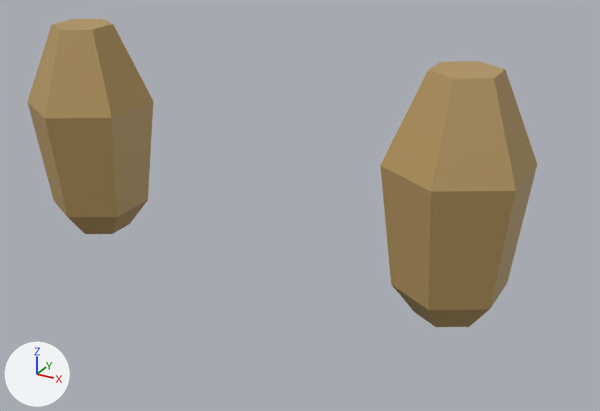
The Blender file Assets/Models/potatoProduct.blend: old version first, new version second.
The view is the same before and after, from a 50 mm camera at (0.171, -0.244, 0.12) aimed at (0.019, 0.032, -0.018). Arrows for +X, +Y and +Z are at lower left; the lights stay in place.

The scene before the commit, as lines of its bpy script (objects in view):
```python
me_plane_001 = bpy.data.meshes.new('Plane.001')
me_plane_001.from_pydata(...)  # 48 vertices, 40 faces; spans x -0.128..0.107, y 0.014..0.074, z -0.059..0.044
me_plane_001.materials.append(mat_potatoicon_png)  # picture img_potatoicon_png
ob_potatoplant_001 = bpy.data.objects.new('potatoPlant.001', me_plane_001)
ob_potatoplant_001.location = (0.0, 0.0, 0.0)
_m = ob_potatoplant_001.modifiers.new('Solidify', 'SOLIDIFY')
_m.nonmanifold_thickness_mode = 'FIXED'
_m.nonmanifold_merge_threshold = 0.0003
```
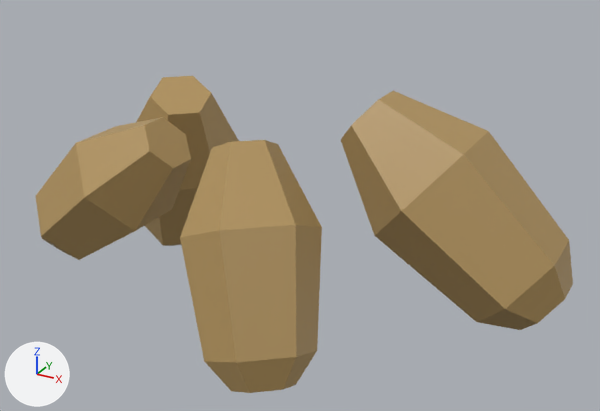
Pixel boxes (x1, y1, x2, y2) of what changed, in the pictures (600 x 411 px; the box of a moved part takes in the faces that stretch with it):
'potatoPlant.001', reshaped
    before: (28, 19, 537, 327)
    after: (36, 76, 573, 393)
part 1 of me_plane_001, moved or reshaped
    before: (380, 61, 537, 327)
    after: (341, 91, 573, 330)
part 2 of me_plane_001, moved or reshaped
    before: (28, 19, 153, 234)
    after: (137, 76, 239, 246)
part 3 of me_plane_001, added (brown)
    after: (180, 140, 322, 393)
part 4 of me_plane_001, added (brown)
    after: (36, 117, 191, 260)

The change in detail:
me_plane_001 has 48 vertices, 40 faces and spans x -0.128..0.107, y 0.014..0.074, z -0.059..0.044.
me_plane_001 is used by ob_potatoplant_001; location (0.0, 0.0, 0.0).
me_plane_001 part 1: the loose piece of 24 vertices spanning x 0.055..0.107, y 0.014..0.074, z -0.057..0.044 is turned -50.2 degrees about the y axis through its middle, then moved by (0.0, 0.0, -0.005).
me_plane_001 part 2: the loose piece of 24 vertices spanning x -0.128..-0.076, y 0.014..0.074, z -0.059..0.043 is multiplied about its middle by the matrix ((0.593, 0.74, 0.318), (-0.652, 0.673, -0.35), (-0.473, 0.0, 0.881)), then moved by (0.03, 0.028, -0.024).
me_plane_001 part 3: the loose piece of 24 vertices spanning x 0.055..0.107, y 0.014..0.074, z -0.057..0.044 is copied, and the copy is multiplied about its middle by the matrix ((0.427, 0.618, -0.241), (-0.539, 0.49, 0.304), (0.388, 0.0, 0.687)), then moved by (-0.041, -0.082, -0.002); it spans x 0.016..0.065, y -0.066..-0.012, z -0.048..0.031.
me_plane_001 part 4: the loose piece of 24 vertices spanning x -0.128..-0.076, y 0.014..0.074, z -0.059..0.043 is copied, and the copy is turned 50.7 degrees about the y axis through its middle and scaled by 0.789, then moved by (0.055, -0.052, -0.002); it spans x -0.084..-0.01, y -0.031..0.016, z -0.042..0.023.
